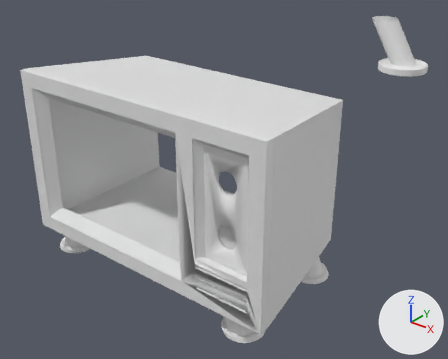
One commit to the Blender file retrotv.blend: the scene before it, then after it.
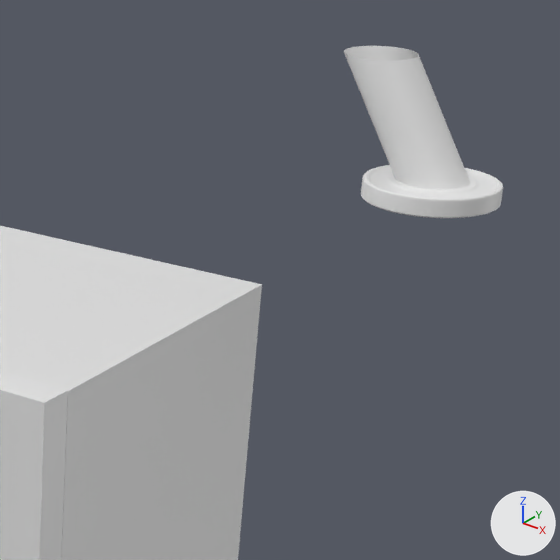
There are two pictures of each version: one whole from a 50 mm camera at (137.8, -121.8, 93.8) aimed at (18.5, 27.3, 1.4), one close up on the part from 56% to 100% of the width and 0% to 55% of the height. Lighting does not change. The marker at lower right points along +X, +Y and +Z. The older version's two pictures come first.

Names of what the first close-up shows: 'Cylinder', 'Front', 'around'.
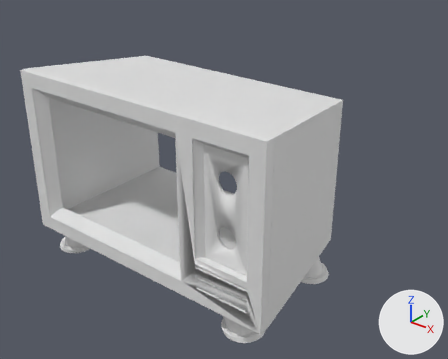
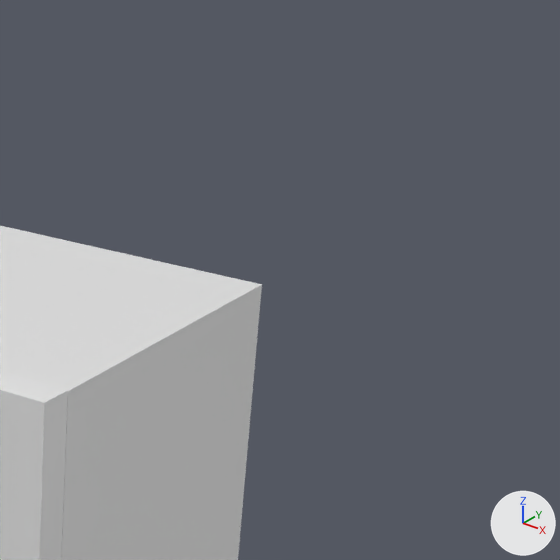
What differs and where, as boxes [x1, y1, x2, y2] in the close-ups (560 x 560 px):
'Cylinder', deleted
    before: [344, 46, 503, 218]

Edits to the bpy script that builds the scene:
```text
Remove ob_cylinder:
    ob_cylinder = bpy.data.objects.new('Cylinder', me_cylinder)
    ob_cylinder.location = (67.1, 50.4, 50.1)
    ob_cylinder.scale = (3.75, 3.75, 7.08)
    _m = ob_cylinder.modifiers.new('Subdivision', 'SUBSURF')
    _m.levels = 2
```
